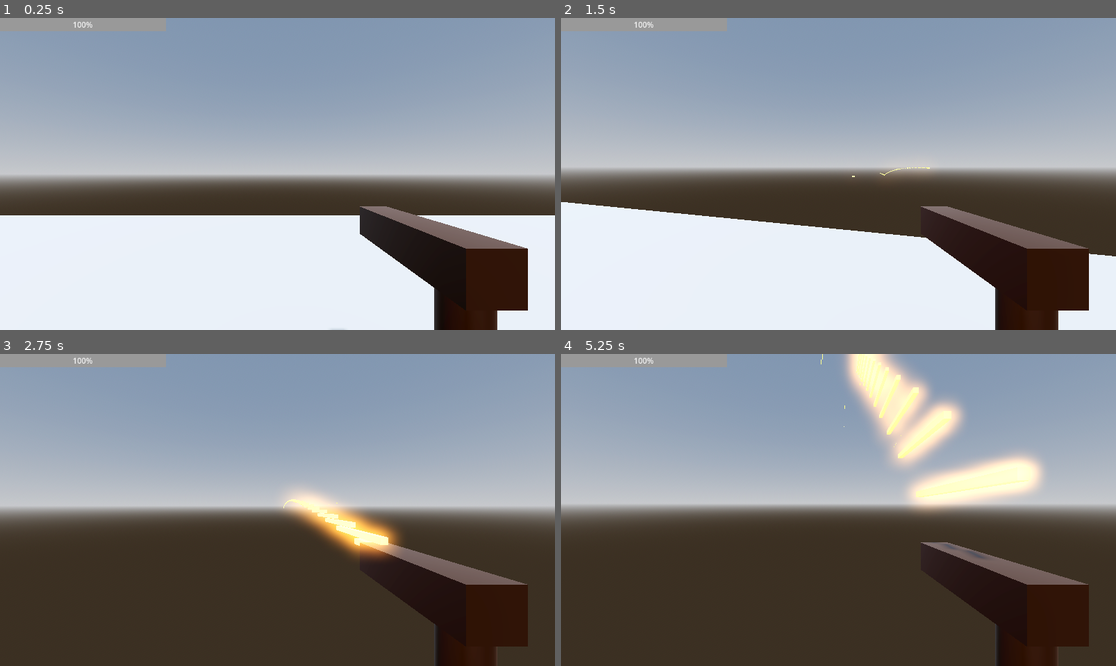
Above: before the commit, frames 1-4 (two rows, left to right).
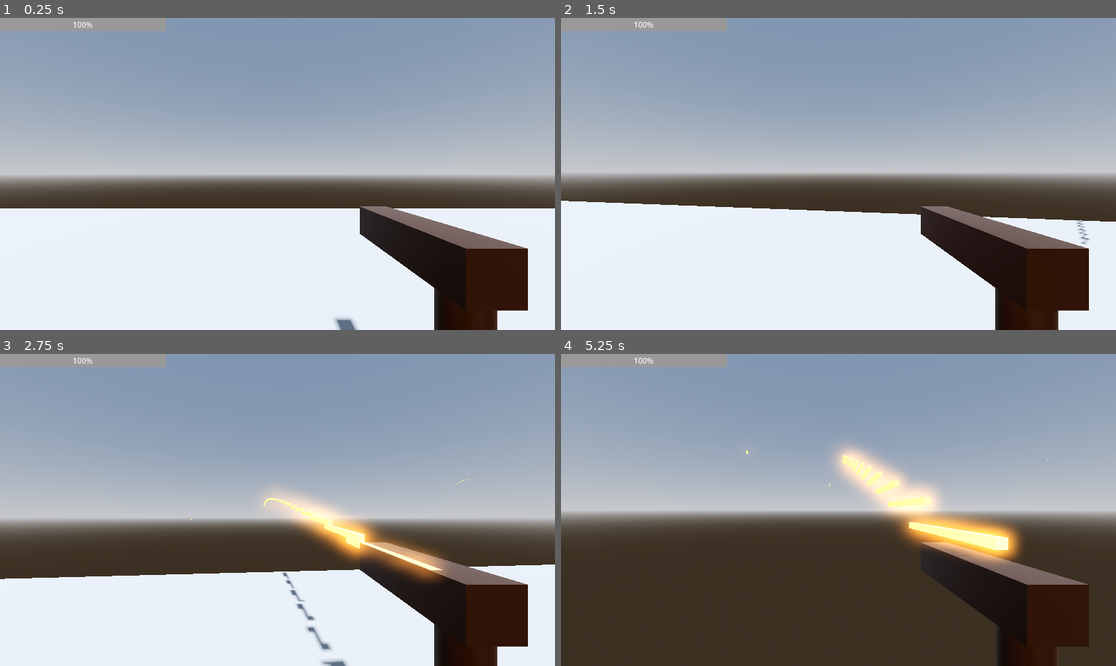
Above: after the commit, the same moments.

Repository: fallendynasty/nuclear
Game: Godot game, scene res://new_player_controller_test.tscn
Same seed, same stepped clock (60 frames per second), same inputs: the game is played once before the commit and once after it. Before the commit the project starts from res://first_level.tscn.
Inputs (mouse positions are in pixels of both pictures, inside the frame that each line leads up to):
- Up to frame 1 (0.25 s): no input
- Up to frame 2 (1.5 s): tap Enter (ui_accept) at 0.5 s; move the mouse to (960, 158) at 0.52 s; press the mouse at (960, 158) at 0.53 s; hold D (right) 0.53-1.28 s; tap Space (jump) at 0.77, 0.8, 1.07, 1.35 s; move the mouse to (810, 174) at 1.27 s; release the mouse at (810, 174) at 1.28 s; hold W (forward) from 1.28 s (still down)
- Up to frame 3 (2.75 s): keep holding W (forward); tap Space (jump) at 1.52, 1.82, 2.3 s; click (249, 510) at 1.55 s; move the mouse to (288, 503) at 2.02 s; press the mouse at (288, 503) at 2.03 s
- Up to frame 4 (5.25 s): keep holding W (forward); move the mouse to (832, 516) at 2.77 s; release the mouse at (832, 516) at 2.78 s; tap Shift (sprint) at 2.85 s; tap Space (jump) at 3.02, 3.32, 3.77, 3.8, 4.07, 4.35, 4.52, 4.82 s; click (832, 516) at 3.05 s; move the mouse to (877, 513) at 3.52 s; press the mouse at (877, 513) at 3.53 s; move the mouse to (794, 506) at 4.27 s; release the mouse at (794, 506) at 4.28 s; click (794, 506) at 4.55 s; move the mouse to (844, 510) at 5.02 s; press the mouse at (844, 510) at 5.03 s

The runs differ from the first frame. In frame 1, 2.2% of the frame differs, in the area x 0-100%, y 61-100%; in frame 2, 8.3%; in frame 3, 35%, in the area x 0-100%, y 40-100%; in frame 4, 17%.

Commit message:
added gun,hp,made the code nicer, added acceleration to movement and friction

Diff:
--- a/player_controller/player.tscn
+++ b/player_controller/player.tscn
@@ -1,7 +1,8 @@
-[gd_scene load_steps=10 format=3 uid="uid://bpj8ln6w4yv72"]
+[gd_scene load_steps=13 format=3 uid="uid://bpj8ln6w4yv72"]
 
 [ext_resource type="Script" path="res://player_controller/scripts/player.gd" id="1_njpdr"]
 [ext_resource type="Script" path="res://player_controller/scripts/state_machine.gd" id="1_qshaj"]
+[ext_resource type="PackedScene" uid="uid://b1d48jr23q0of" path="res://guns/gun.tscn" id="2_gdwc4"]
 [ext_resource type="Script" path="res://player_controller/scripts/states/idle_state.gd" id="2_rtyuo"]
 [ext_resource type="Script" path="res://player_controller/scripts/states/running_state.gd" id="3_hwf20"]
 [ext_resource type="Script" path="res://player_controller/scripts/states/jumping_state.gd" id="4_3bpqg"]
@@ -15,8 +16,13 @@
 [sub_resource type="CapsuleMesh" id="CapsuleMesh_qljoe"]
 material = SubResource("StandardMaterial3D_w8wml")
 
-[node name="Player" type="CharacterBody3D"]
+[sub_resource type="StyleBoxFlat" id="StyleBoxFlat_3l7j0"]
+
+[sub_resource type="StyleBoxFlat" id="StyleBoxFlat_idcgq"]
+
+[node name="Player" type="CharacterBody3D" node_paths=PackedStringArray("CAMERA_CONTROLLER")]
 script = ExtResource("1_njpdr")
+CAMERA_CONTROLLER = NodePath("CameraController/Camera3D")
 
 [node name="CollisionShape3D" type="CollisionShape3D" parent="."]
 transform = Transform3D(1, 0, 0, 0, 1, 0, 0, 0, 1, 0, 1, 0)
@@ -30,8 +36,20 @@
 
 [node name="Camera3D" type="Camera3D" parent="CameraController"]
 
-[node name="StateMachine" type="Node" parent="."]
+[node name="HealthBar" type="ProgressBar" parent="CameraController/Camera3D"]
+offset_right = 344.0
+offset_bottom = 27.0
+theme_override_styles/background = SubResource("StyleBoxFlat_3l7j0")
+theme_override_styles/fill = SubResource("StyleBoxFlat_idcgq")
+value = 100.0
+
+[node name="Gun" parent="CameraController/Camera3D" instance=ExtResource("2_gdwc4")]
+transform = Transform3D(1, 0, 0, 0, 1, 0, 0, 0, 1, 0.699088, -0.340358, -0.732374)
+
+[node name="StateMachine" type="Node" parent="." node_paths=PackedStringArray("initial_state", "player")]
 script = ExtResource("1_qshaj")
+initial_state = NodePath("IdleState")
+player = NodePath("..")
 
 [node name="IdleState" type="Node" parent="StateMachine"]
 script = ExtResource("2_rtyuo")
--- a/player_controller/scripts/player.gd
+++ b/player_controller/scripts/player.gd
@@ -1,21 +1,14 @@
 class_name Player extends CharacterBody3D
 
-# TODO rotate character with mouse
-
-@export var MOVE_SPEED : float = 5.0
+@export_group("Character Stats")
+@export var MOVE_ACCELERATION : float = 10.0/60 # 0.5s to go from 0 to max speed
+@export var MAX_SPEED : float = 5.0
+@export var FRICTION : float = 10.0/60 # 0.5s to go from max speed to 0
 @export var JUMP_VELOCITY : float = 4.5
 @export var MOUSE_SENSITIVITY : float = 0.2
 @export var TILT_LOWER_LIMIT := deg_to_rad(-90.0)
 @export var TILT_UPPER_LIMIT := deg_to_rad(90.0)
-
 @export var CAMERA_CONTROLLER: Camera3D
-
-var _mouse_input : bool = false
-var _rotation_input : float
-var _tilt_input : float
-var _mouse_rotation : Vector3
-var _player_rotation : Vector3
-var _camera_rotation : Vector3
 
 @export_group("Input Actions")
 @export var INPUT_LEFT : String = "left"
@@ -24,11 +17,24 @@
 @export var INPUT_BACKWARD : String = "backwards"
 @export var INPUT_JUMP: String = "jump"
 @export var INPUT_SPRINT : String = "sprint"
-#@export var input_freefly : String = "freefly"
 
+#instantiate environment variables
+var _mouse_input : bool = false
+var _rotation_input : float
+var _tilt_input : float
+var _mouse_rotation : Vector3
+var _player_rotation : Vector3
+var _camera_rotation : Vector3
 # Get the gravity from the project settings to be synced with RigidBody nodes.
 # var gravity = ProjectSettings.get_setting("physics/3d/default_gravity")
 var GRAVITY = 9.81
+
+# Healthbar and gun stuff
+@onready var healthbar = $CameraController/Camera3D/HealthBar
+@onready var gun_barrel_raycast: RayCast3D = $CameraController/Camera3D/Gun/RayCast3D
+var health = 100
+var bullet = load("res://guns/bullet.tscn")
+var bullet_instance
 
 func _unhandled_input(event: InputEvent) -> void:
 	_mouse_input = event is InputEventMouseMotion and Input.get_mouse_mode() == Input.MOUSE_MODE_CAPTURED
@@ -39,6 +45,23 @@
 func _input(event):
 	if Input.is_key_pressed(KEY_ESCAPE):
 		get_tree().quit()
+
+func _ready():
+	add_to_group("player") # for spikes to detect the player
+	if CAMERA_CONTROLLER == null:
+		CAMERA_CONTROLLER = $CameraController/Camera3D
+	# Get mouse input
+	Input.mouse_mode = Input.MOUSE_MODE_CAPTURED
+
+func _physics_process(delta):
+	if Input.is_action_pressed("shoot"):
+		bullet_instance = bullet.instantiate()
+		bullet_instance.position = gun_barrel_raycast.global_position
+		bullet_instance.transform.basis = gun_barrel_raycast.global_transform.basis #get new matrix basis based on orientation of barrel
+		get_parent().add_child(bullet_instance)  # get_parent() should return the map
+
+	# Update camera movement based on mouse movement
+	_update_camera(delta)
 
 func _update_camera(delta):
 	# Rotates camera using euler rotation
@@ -57,36 +80,13 @@
 	_rotation_input = 0.0
 	_tilt_input = 0.0
 
-func _ready():
-	if CAMERA_CONTROLLER == null:
-		CAMERA_CONTROLLER = $CameraController/Camera3D
-	# Get mouse input
-	Input.mouse_mode = Input.MOUSE_MODE_CAPTURED
-
-func _physics_process(delta):
-
-	# Update camera movement based on mouse movement
-	_update_camera(delta)
-
-	## Add the gravity.
-	#if not is_on_floor():
-		#velocity.y -= gravity * delta
-#
-	## Handle Jump.
-	#if Input.is_action_just_pressed("jump") and is_on_floor():
-		#velocity.y = JUMP_VELOCITY
-#
-	## Get the input direction and handle the movement/deceleration.
-	## As good practice, you should replace UI actions with custom gameplay actions.
-	#var input_dir = Input.get_vector("move_left", "move_right", "move_forward", "move_backward")
-	#
-	#var direction = (transform.basis * Vector3(input_dir.x, 0, input_dir.y)).normalized()
-	#
-	#if direction:
-		#velocity.x = direction.x * SPEED
-		#velocity.z = direction.z * SPEED
-	#else:
-		#velocity.x = move_toward(velocity.x, 0, SPEED)
-		#velocity.z = move_toward(velocity.z, 0, SPEED)
-#
-	#move_and_slide()
+# function to be called by harmful objects when they want to deal damage
+func hurt(damage):
+	if damage < health:
+		health -= damage
+		healthbar.value = health
+	else:
+		healthbar.value = 0
+		print('U R dead')
+		velocity = Vector3(0,0,0)
+		MOVE_ACCELERATION = 0 # to be replaced by a death() function
--- a/player_controller/scripts/states/falling_state.gd
+++ b/player_controller/scripts/states/falling_state.gd
@@ -10,39 +10,20 @@
 
 ## Called by the state machine on the engine's physics update tick.
 func physics_update(_delta: float) -> void:
-	# apply gravity if still falling
-	if not player.is_on_floor():
-		player.velocity.y -= player.GRAVITY * _delta
-		player.move_and_slide()
-		prints("[FallingState] Player is falling with velocity.y:", player.velocity.y)
-		return
+	player.velocity.y -= player.GRAVITY * _delta
+	super.handle_movement() # handle air movements (air strafing and stuff)
 
-	prints("[FallingState] Player has landed")
-	# handle air movements (air strafing and stuff)
-	var input_dir := Input.get_vector(player.INPUT_LEFT, player.INPUT_RIGHT, player.INPUT_FORWARD, player.INPUT_BACKWARD)
-	var move_dir := (player.transform.basis * Vector3(input_dir.x, 0, input_dir.y)).normalized()
-	if move_dir:
-		player.velocity.x = move_dir.x * player.MOVE_SPEED
-		player.velocity.z = move_dir.z * player.MOVE_SPEED
-	else:
-		player.velocity.x = move_toward(player.velocity.x, 0, player.MOVE_SPEED)
-		player.velocity.z = move_toward(player.velocity.z, 0, player.MOVE_SPEED)
-	player.move_and_slide()
+	if player.velocity.y == 0: # player on floor, check velocity => idle or running
+		var horizontal_velocity = Vector2(player.velocity.x, player.velocity.z).length()
+		if horizontal_velocity > 0:
+			finished.emit("RunningState")
+		else:
+			finished.emit("IdleState")
 
-	# player on floor, check velocity => idle or running
-	var horizontal_velocity = Vector2(player.velocity.x, player.velocity.z).length()
-	prints("[FallingState] horizontal_velocity:", horizontal_velocity)
-	if horizontal_velocity > 0:
-		finished.emit("RunningState")
-	else:
-		finished.emit("IdleState")
-
-## Called by the state machine upon changing the active state. The `data` parameter
-## is a dictionary with arbitrary data the state can use to initialize itself.
+## Called by the state machine upon changing the active state. The `data` parameter is a dictionary with arbitrary data the state can use to initialize itself.
 func enter(previous_state_path: String, data := {}) -> void:
 	prints("[FallingState] Falling State Entered")
 
-## Called by the state machine before changing the active state. Use this function
-## to clean up the state.
+## Called by the state machine before changing the active state. Use this function to clean up the state.
 func exit() -> void:
 	prints("[FallingState] Falling State Exited")
--- a/player_controller/scripts/states/idle_state.gd
+++ b/player_controller/scripts/states/idle_state.gd
@@ -11,21 +11,14 @@
 ## Called by the state machine on the engine's physics update tick.
 func physics_update(_delta: float) -> void:
 	# NOTE: since we are on the floor, we can ignore gravity
-	if not player.is_on_floor():
-		finished.emit("FallingState")
-	elif Input.is_action_just_pressed(player.INPUT_JUMP):
-		finished.emit("JumpingState")
-	elif Input.get_vector(player.INPUT_LEFT, player.INPUT_RIGHT, player.INPUT_FORWARD, player.INPUT_BACKWARD).length() > 0:
+	super.handle_GroundedStates_signal_emission()
+	if Input.get_vector(player.INPUT_LEFT, player.INPUT_RIGHT, player.INPUT_FORWARD, player.INPUT_BACKWARD).length() > 0:
 		finished.emit("RunningState")
 
-## Called by the state machine upon changing the active state. The `data` parameter
-## is a dictionary with arbitrary data the state can use to initialize itself.
+## Called by the state machine upon changing the active state. The `data` parameter is a dictionary with arbitrary data the state can use to initialize itself.
 func enter(previous_state_path: String, data := {}) -> void:
-	#player.velocity.x = 0
-	#player.velocity.z = 0
 	prints("[IdleState] Idle State Entered")
 
-## Called by the state machine before changing the active state. Use this function
-## to clean up the state.
+## Called by the state machine before changing the active state. Use this function to clean up the state.
 func exit() -> void:
 	prints("[IdleState] Idle State Exited")
--- a/player_controller/scripts/states/jumping_state.gd
+++ b/player_controller/scripts/states/jumping_state.gd
@@ -11,29 +11,17 @@
 ## Called by the state machine on the engine's physics update tick.
 func physics_update(_delta: float) -> void:
 	player.velocity.y -= player.GRAVITY * _delta
-
-	var input_dir := Input.get_vector(player.INPUT_LEFT, player.INPUT_RIGHT, player.INPUT_FORWARD, player.INPUT_BACKWARD)
-	var move_dir := (player.transform.basis * Vector3(input_dir.x, 0, input_dir.y)).normalized()
-	if move_dir:
-		player.velocity.x = move_dir.x * player.MOVE_SPEED
-		player.velocity.z = move_dir.z * player.MOVE_SPEED
-	else:
-		player.velocity.x = move_toward(player.velocity.x, 0, player.MOVE_SPEED)
-		player.velocity.z = move_toward(player.velocity.z, 0, player.MOVE_SPEED)
-	player.move_and_slide()
+	super.handle_movement() # air strafing
 
 	# player is jumping if going upwards, falling if going downwards
 	if player.velocity.y < 0:
 		finished.emit("FallingState")
 
-## Called by the state machine upon changing the active state. The `data` parameter
-## is a dictionary with arbitrary data the state can use to initialize itself.
+## Called by the state machine upon changing the active state. The `data` parameter is a dictionary with arbitrary data the state can use to initialize itself.
 func enter(previous_state_path: String, data := {}) -> void:
 	player.velocity.y += player.JUMP_VELOCITY
 	prints("[JumpingState] Jumping State Entered")
-	prints("[JumpingState] Jumping with velocity.y:", player.velocity.y)
 
-## Called by the state machine before changing the active state. Use this function
-## to clean up the state.
+## Called by the state machine before changing the active state. Use this function to clean up the state.
 func exit() -> void:
 	prints("[JumpingState] Jumping State Exited")
--- a/player_controller/scripts/states/running_state.gd
+++ b/player_controller/scripts/states/running_state.gd
@@ -10,31 +10,15 @@
 
 ## Called by the state machine on the engine's physics update tick.
 func physics_update(_delta: float) -> void:
-	var input_dir := Input.get_vector(player.INPUT_LEFT, player.INPUT_RIGHT, player.INPUT_FORWARD, player.INPUT_BACKWARD)
-	var move_dir := (player.transform.basis * Vector3(input_dir.x, 0, input_dir.y)).normalized()
-	if move_dir:
-		player.velocity.x = move_dir.x * player.MOVE_SPEED
-		player.velocity.z = move_dir.z * player.MOVE_SPEED
-	else:
-		player.velocity.x = move_toward(player.velocity.x, 0, player.MOVE_SPEED)
-		player.velocity.z = move_toward(player.velocity.z, 0, player.MOVE_SPEED)
-	player.move_and_slide()
-
-	if not player.is_on_floor():
-		finished.emit("FallingState")
-	elif Input.is_action_just_pressed(player.INPUT_JUMP):
-		finished.emit("JumpingState")
-	elif input_dir.length() > 0:
-		finished.emit("RunningState")
-	elif input_dir.length() == 0:
+	super.handle_movement()
+	super.handle_GroundedStates_signal_emission()
+	if player.velocity.length() == 0:
 		finished.emit("IdleState")
 
-## Called by the state machine upon changing the active state. The `data` parameter
-## is a dictionary with arbitrary data the state can use to initialize itself.
+## Called by the state machine upon changing the active state. The `data` parameter is a dictionary with arbitrary data the state can use to initialize itself.
 func enter(previous_state_path: String, data := {}) -> void:
 	prints("[RunningState] Running State Entered")
 
-## Called by the state machine before changing the active state. Use this function
-## to clean up the state.
+## Called by the state machine before changing the active state. Use this function to clean up the state.
 func exit() -> void:
 	prints("[RunningState] Running State Exited")
--- a/player_controller/scripts/states/state.gd
+++ b/player_controller/scripts/states/state.gd
@@ -18,12 +18,35 @@
 func physics_update(_delta: float) -> void:
 	pass
 
-## Called by the state machine upon changing the active state. The `data` parameter
-## is a dictionary with arbitrary data the state can use to initialize itself.
+## Called by the state machine upon changing the active state. The `data` parameter is a dictionary with arbitrary data the state can use to initialize itself.
 func enter(previous_state_path: String, data := {}) -> void:
 	pass
 
-## Called by the state machine before changing the active state. Use this function
-## to clean up the state.
+## Called by the state machine before changing the active state. Use this function to clean up the state.
 func exit() -> void:
 	pass
+
+# handling movement for all states
+# a bit janky
+func handle_movement() -> void:
+	var input_dir := Input.get_vector(player.INPUT_LEFT, player.INPUT_RIGHT, player.INPUT_FORWARD, player.INPUT_BACKWARD)
+	var move_dir := (player.transform.basis * Vector3(input_dir.x, 0, input_dir.y)).normalized()
+	player.velocity.x += move_dir.x * player.MOVE_ACCELERATION
+	player.velocity.z += move_dir.z * player.MOVE_ACCELERATION
+
+	#cap the max speed and slow down if the directional movement is not being pressed
+	if abs(player.velocity.x) > player.MAX_SPEED or move_dir.x == 0:
+		player.velocity.x = move_toward(player.velocity.x, 0, player.FRICTION)
+	if abs(player.velocity.z) > player.MAX_SPEED or move_dir.z == 0:
+		player.velocity.z = move_toward(player.velocity.z, 0, player.FRICTION)
+
+	player.move_and_slide()
+	#print(player.velocity.x, '       ', player.velocity.z, '      ', player.velocity.length())
+	#print(move_dir, 'move_dir')
+
+# handling signal 'finished' emission for running and idle
+func handle_GroundedStates_signal_emission() -> void:
+	if not player.is_on_floor():
+		finished.emit("FallingState")
+	elif Input.is_action_just_pressed(player.INPUT_JUMP):
+		finished.emit("JumpingState")
--- a/project.godot
+++ b/project.godot
@@ -11,7 +11,7 @@
 [application]
 
 config/name="testing"
-run/main_scene="res://first_level.tscn"
+run/main_scene="res://new_player_controller_test.tscn"
 config/features=PackedStringArray("4.3", "Forward Plus")
 config/icon="res://icon.svg"
 
